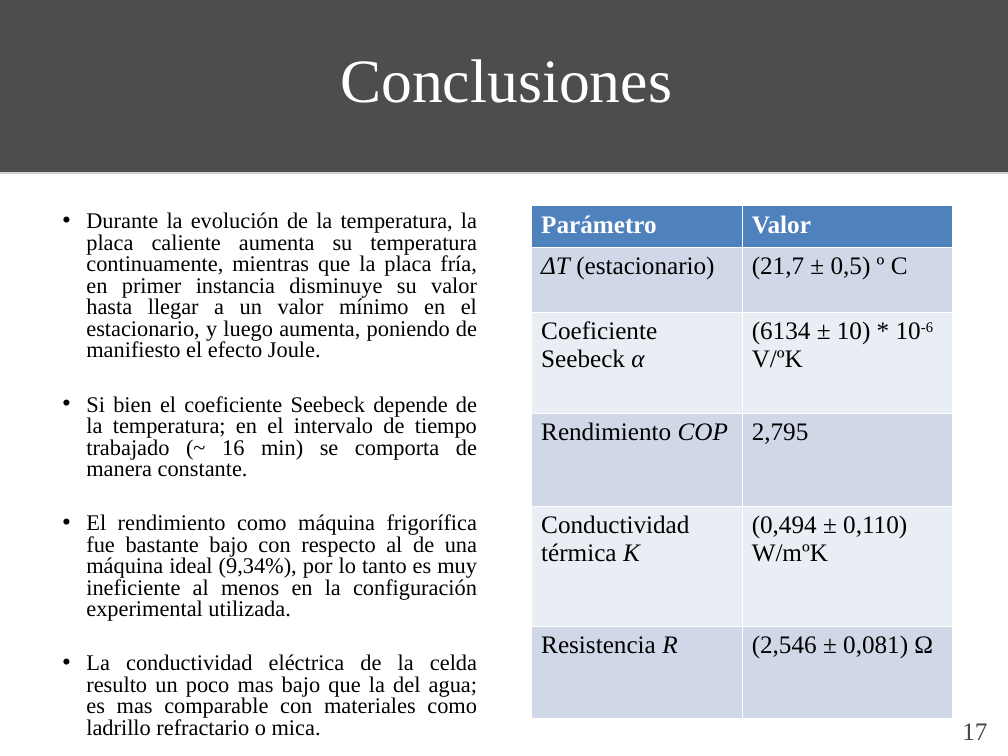
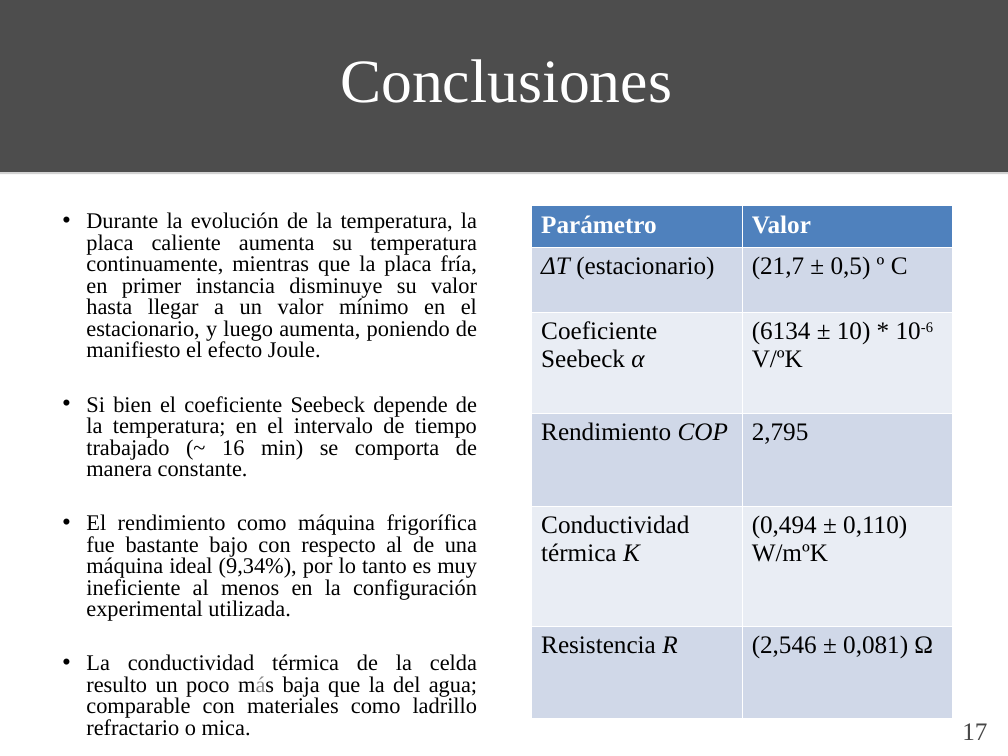
Before and after one commit to ignaciop/laboratorio4, a slide deck: slide 17 of practica_especial/presentacion/presentacion_pe.ppt. Drawn at 1008x756 pixels with LibreOffice and Linux fonts; fonts in the diff are those of the drawing. Boxes give left, top, right and bottom in pixels: in the first picture for what was removed or moved away, otherwise in the second. Text is boxed around its words. In the diff, an @@ line names an element or a change of style, - is before the commit and + after.

```diff
--- a/practica_especial/presentacion/presentacion_pe.ppt
+++ b/practica_especial/presentacion/presentacion_pe.ppt
@@ subtitle at (86, 654, 477, 736): text changed @@
-• La conductividad eléctrica de la celda resulto un poco mas bajo que la del agua; es mas comparable con materiales como ladrillo refractario o mica.
+• La conductividad térmica de la celda resulto un poco más baja que la del agua; comparable con materiales como ladrillo refractario o mica.
```
Also in this commit, not shown: 3 other slides changed, 1 other file.
